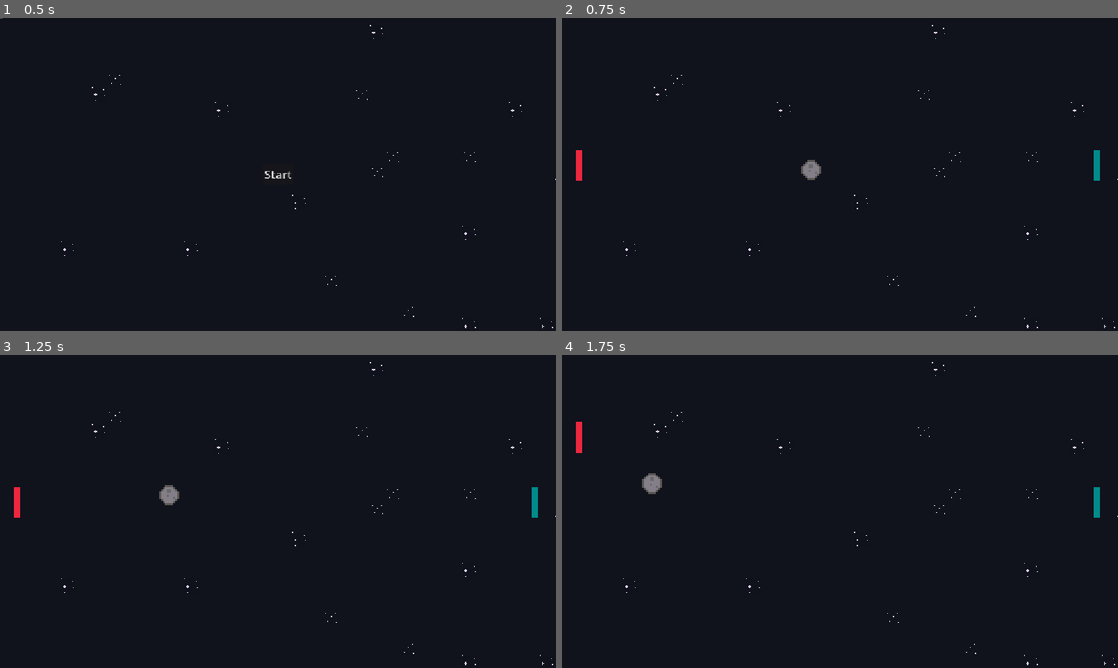
Above: before the commit, frames 1-4 (two rows, left to right).
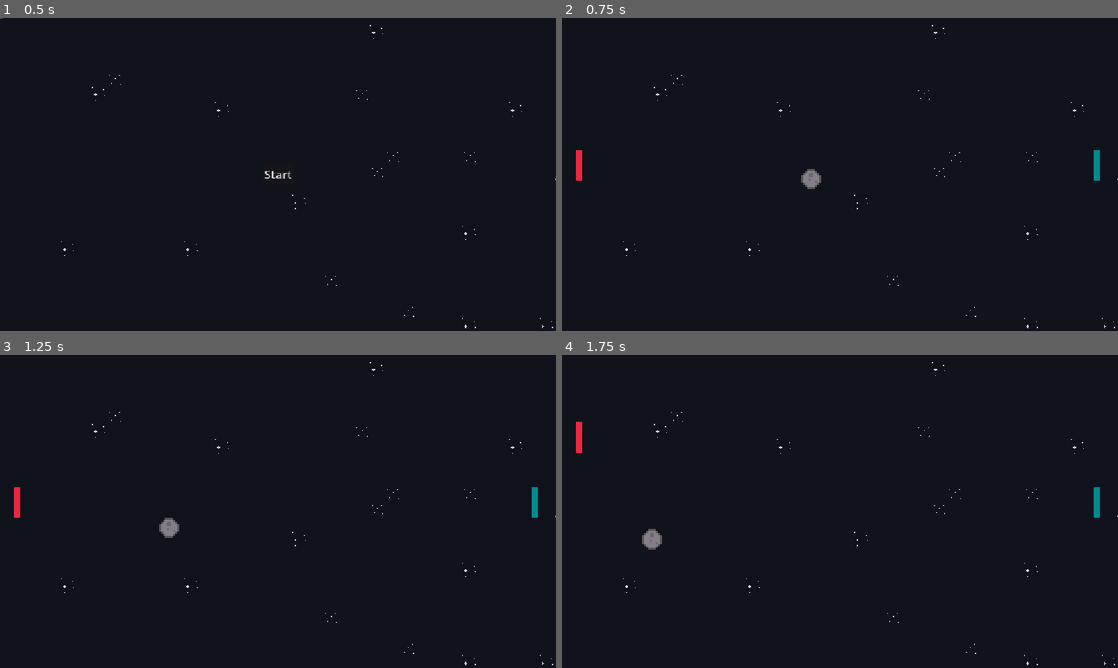
Above: after the commit, the same moments.

Repository: Shaedow2000/Pong-Godot
Game: Godot game, scene res://scenes/main.tscn
The game is run twice, just before and just after one commit, with the same random seed, the same clock (stepped at 60 frames per second) and the same inputs.
Inputs:
- Up to frame 1 (0.5 s): no input
- Up to frame 2 (0.75 s): click "Start" at 0.5 s
- Up to frame 3 (1.25 s): no input
- Up to frame 4 (1.75 s): hold W (move_up_a) from 1.28 s (still down)

Frame 1 is identical in both runs. In frame 2, 0.2% of the frame differs, in the area x 43-47%, y 45-55%; in frame 3, 0.4%; in frame 4, 0.4%, in the area x 14-18%, y 37-63%.
Error before the commit: Invalid call. Nonexistent function 'reverse_direction (via call)' in base 'CharacterBody2D (asteroid.gd)'. (res://scripts/game.gd:38)

Commit message:
refactor: fix reverse direction function for borders

Diff:
--- a/scripts/game.gd
+++ b/scripts/game.gd
@@ -33,14 +33,6 @@
 	else:
 		score_b += 1
 
-func _on_top_body_entered(body: Node2D) -> void:
-	if body.is_in_group("asteroid"):
-		body.call("reverse_direction")
-
-func _on_bottom_body_entered(body: Node2D) -> void:
-	if body.is_in_group("asteroid"):
-		body.call("reverse_direction")
-
 func _on_left_body_entered(body: Node2D) -> void:
 	if body.is_in_group("asteroid") and start:
 		scored(1)
@@ -50,3 +42,11 @@
 	if body.is_in_group("asteroid") and start:
 		scored(0)
 		restart_game()
+
+func _on_bottom_body_entered(body: Node2D) -> void:
+	if body.is_in_group("asteroid"):
+		asteroid.direction.y *= -1
+
+func _on_top_body_entered(body: Node2D) -> void:
+	if body.is_in_group("asteroid"):
+		asteroid.direction.y *= -1
